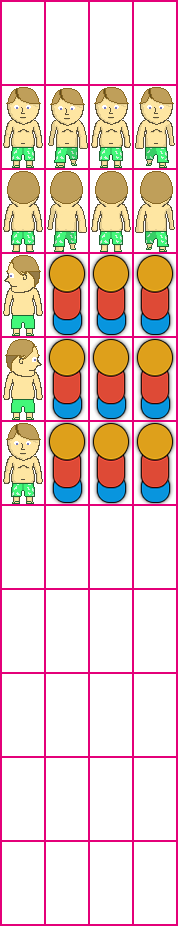
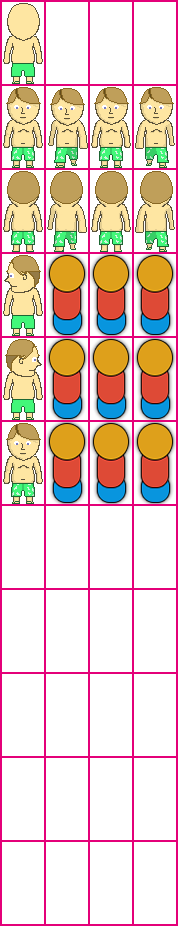
The second 178 x 926 image is a revision of the first. Changes to its layers:
showed "Blank template", painted on it over box(3, 3, 43, 84)
hid group "Idle" (1 layers) over box(3, 3, 43, 84)
